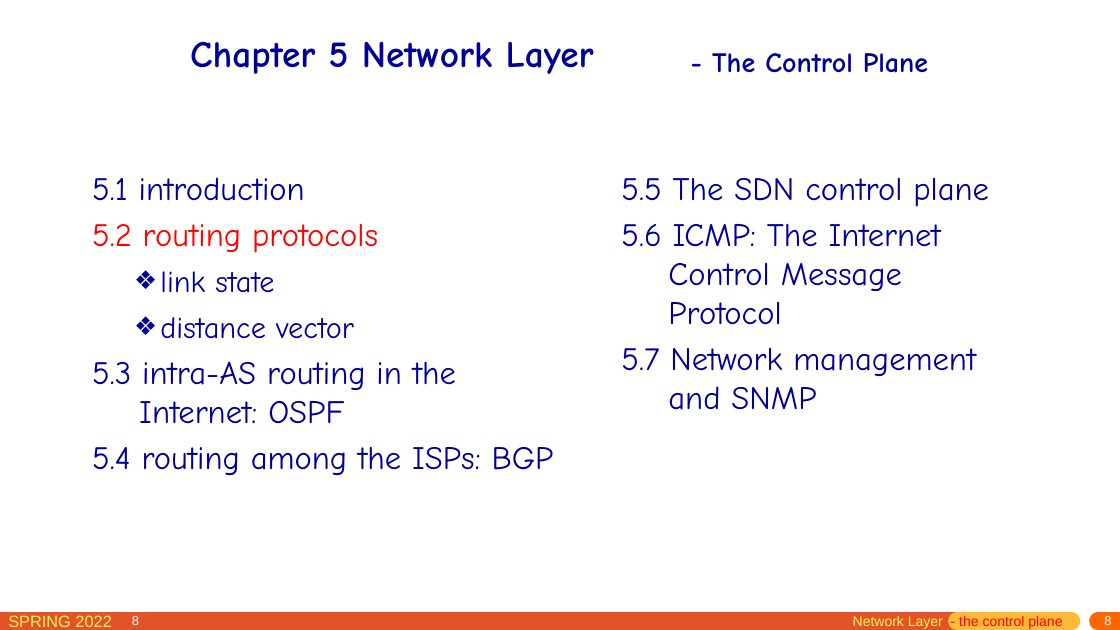
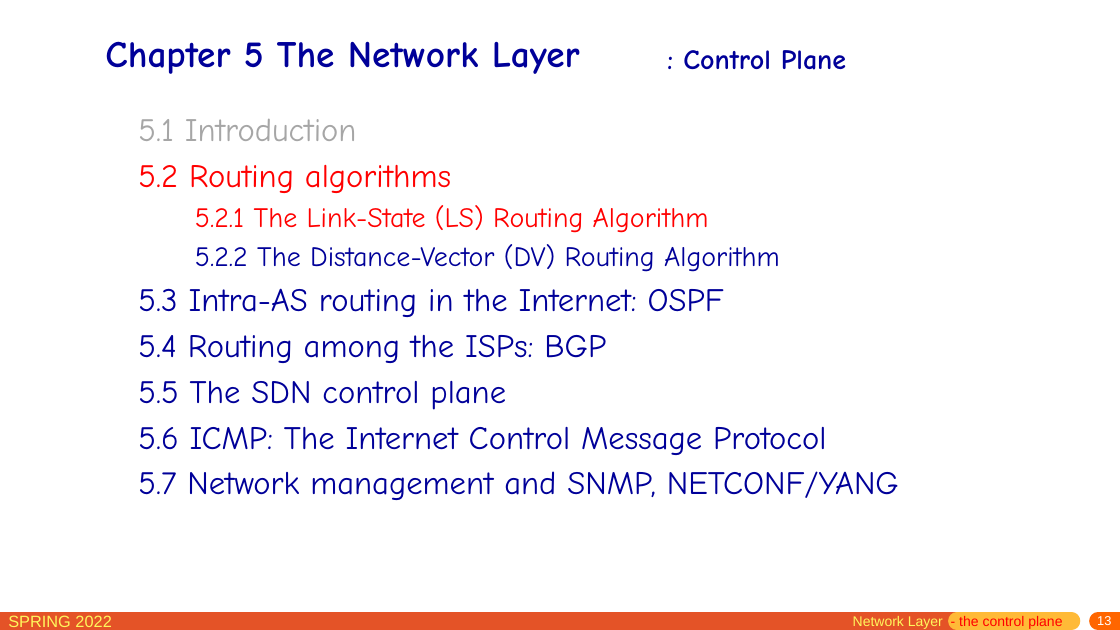
Before and after one commit to network-whu/slides, a slide deck: slide 13 of pptx/chapter5.pptx (slide 8 before the commit). Drawn at 1120x630 pixels with LibreOffice and Linux fonts; fonts in the diff are those of the drawing. Boxes give left, top, right and bottom in pixels: in the first picture for what was removed or moved away, otherwise in the second. Text is boxed around its words. In the diff, an @@ line names an element or a change of style, - is before the commit and + after.

```diff
--- a/pptx/chapter5.pptx
+++ b/pptx/chapter5.pptx
@@ text at box(105, 41, 580, 74): text changed @@
-Chapter 5 Network Layer
+Chapter 5 The Network Layer
@@ text at box(683, 50, 846, 70): text changed @@
-- The Control Plane
+: Control Plane
@@ text "5.1 Introduction": place and size @@
-text "5.1 Introduction" at box(621, 178, 989, 410)
+text "5.1 Introduction" at box(138, 119, 899, 500)
@@ text at box(138, 119, 780, 363): paragraphs added @@
+5.1 Introduction
+5.2 Routing algorithms
+5.2.1 The Link-State (LS) Routing Algorithm
+5.2.2 The Distance-Vector (DV) Routing Algorithm
+5.3 Intra-AS routing in the Internet: OSPF
+5.4 Routing among the ISPs: BGP
@@ text removed at box(92, 177, 554, 475) @@
-5.1 introduction
-5.2 routing protocols
-  ❖ link state
-  ❖ distance vector
-5.3 intra-AS routing in the Internet: OSPF
-5.4 routing among the ISPs: BGP
@@ text at box(138, 471, 899, 500): text changed @@
-5.7 Network management and SNMP
+5.7 Network management and SNMP, NETCONF/YANG
@@ page number removed at box(132, 616, 139, 625) @@
-8
@@ page number at box(1097, 616, 1111, 625): text changed @@
-8
+13
```
Also in this commit, not shown: 94 other slides changed, 18 slides added, 1 slide removed, 1 other file.
